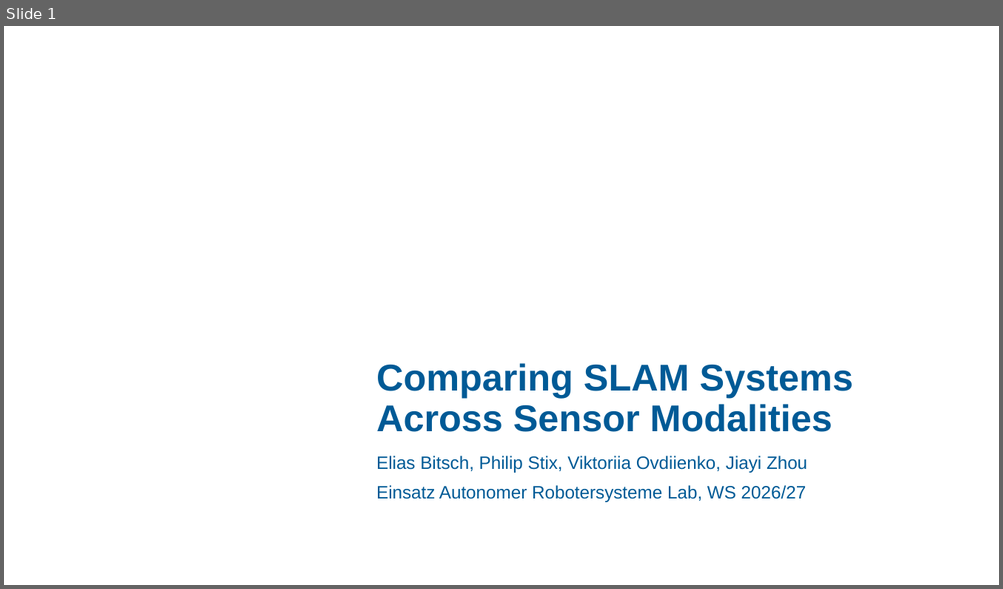
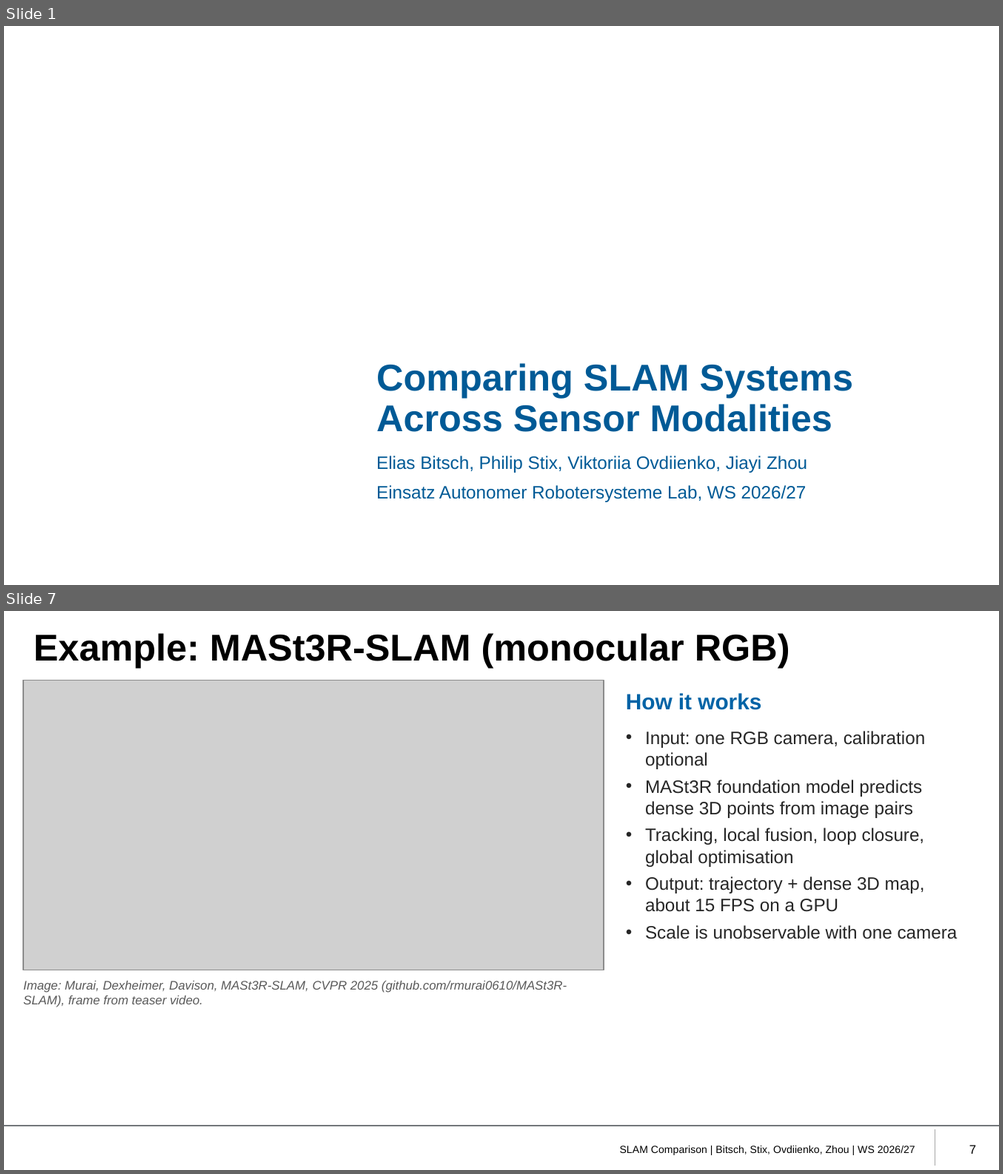
Before and after one commit to eliasbitsch/bEARL, a slide deck: slides/slam_comparison.pptx. Shown one above the other, each under a label of ours: slide 1 before the commit, slides 1 and 7 after it; the slides between them are not shown. The pictures are 1003x589 and 1003x1174 pixels, drawn with LibreOffice and Linux fonts; fonts in the diff are those of the drawing; grey boxes stand for pictures; background and template pictures are left out. Boxes give left, top, right and bottom in pixels: in the first picture for what was removed or moved away, otherwise in the second. Text is boxed around its words. In the diff, an @@ line names an element or a change of style, - is before the commit and + after.

```diff
--- a/slides/slam_comparison.pptx
+++ b/slides/slam_comparison.pptx
@@ slide 7 added at (4, 611, 999, 1170), background #FFFFFF @@
@@ title added at (34, 633, 790, 668), 27 pt, text #000000, bold @@
+Example: MASt3R-SLAM (monocular RGB)
@@ picture added at (23, 680, 603, 970) @@
@@ text added at (626, 693, 761, 710), 16 pt, text #0063A6, bold @@
+How it works
@@ text added at (645, 731, 957, 940), 13 pt, text #262626 @@
+• Input: one RGB camera, calibration optional
+• MASt3R foundation model predicts dense 3D points from image pairs
+• Tracking, local fusion, loop closure, global optimisation
+• Output: trajectory + dense 3D map, about 15 FPS on a GPU
+• Scale is unobservable with one camera
@@ text added at (23, 981, 566, 1008), 9 pt, text #595959, italic @@
+Image: Murai, Dexheimer, Davison, MASt3R-SLAM, CVPR 2025 (github.com/rmurai0610/MASt3R-SLAM), frame from teaser video.
@@ line added from (4, 1126) to (999, 1126), #72777A 1 pt @@
@@ line added from (935, 1129) to (935, 1166), #A6A6A6 1 pt @@
@@ text added at (620, 1146, 915, 1156), 7.5 pt, text #000000 @@
+SLAM Comparison | Bitsch, Stix, Ovdiienko, Zhou | WS 2026/27
@@ page number added at (969, 1145, 976, 1154), 9 pt, text #000000 @@
+7
```
Also in this commit, not shown: 5 slides changed, 7 other slides added, 4 slides removed.
